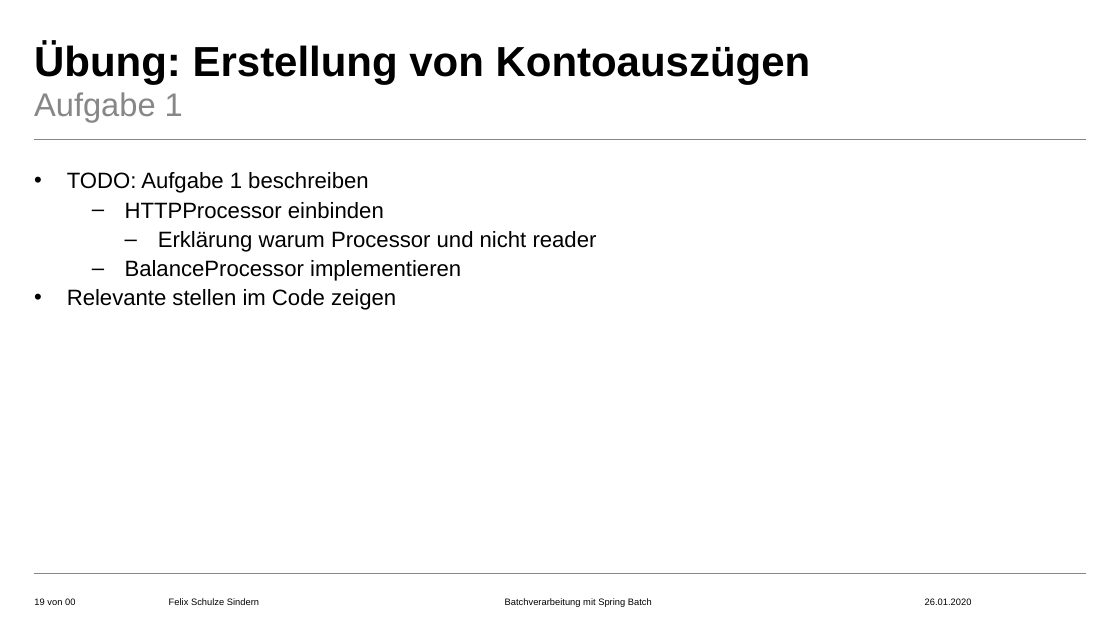
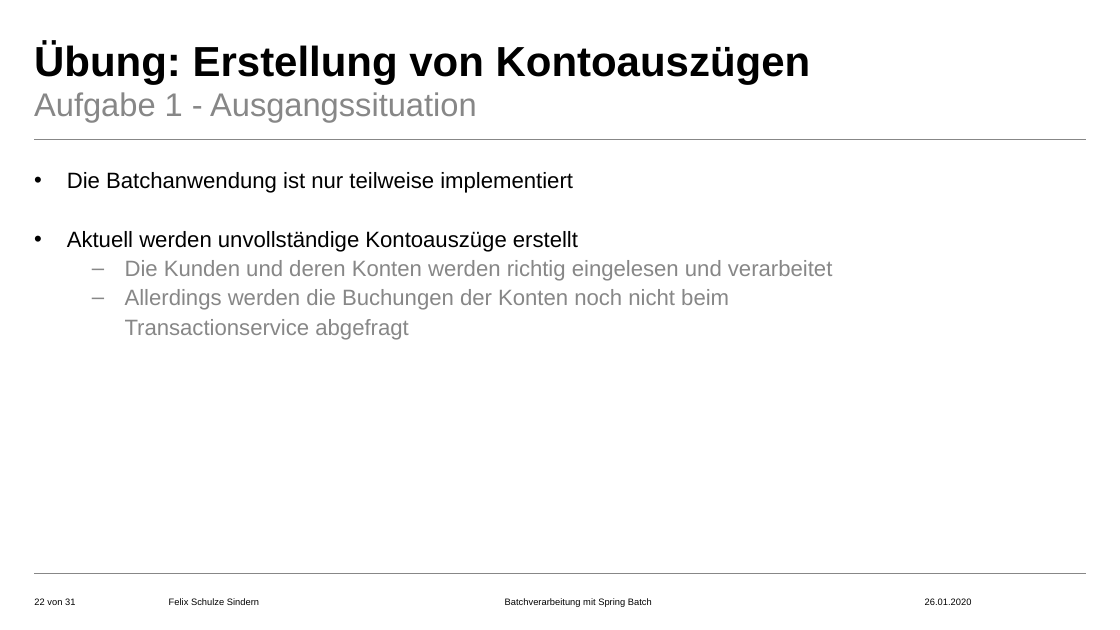
Before and after one commit to FelixSchuSi/spring_batch, a slide deck: slide 22 of spring_batch.pptx (slide 19 before the commit). Drawn at 1120x630 pixels with LibreOffice and Linux fonts; fonts in the diff are those of the drawing; background and template pictures are left out. Boxes give left, top, right and bottom in pixels: in the first picture for what was removed or moved away, otherwise in the second. Text is boxed around its words. In the diff, an @@ line names an element or a change of style, - is before the commit and + after.

```diff
--- a/spring_batch.pptx
+++ b/spring_batch.pptx
@@ text at [34, 92, 477, 122]: text changed @@
-Aufgabe 1
+Aufgabe 1 - Ausgangssituation
@@ text at [67, 172, 832, 340]: text changed; text colour #000000 to #878787 @@
-• TODO: Aufgabe 1 beschreiben
-  – HTTPProcessor einbinden
-    – Erklärung warum Processor und nicht reader
-  – BalanceProcessor implementieren
-• Relevante stellen im Code zeigen
+• Die Batchanwendung ist nur teilweise implementiert
+• Aktuell werden unvollständige Kontoauszüge erstellt
+  – Die Kunden und deren Konten werden richtig eingelesen und verarbeitet
+  – Allerdings werden die Buchungen der Konten noch nicht beim Transactionservice abgefragt
@@ page number at [34, 598, 75, 605]: text changed @@
-19 von 00
+22 von 31
```
Also in this commit, not shown: 17 other slides changed, 14 slides added, 1 slide removed, 1 other file.
